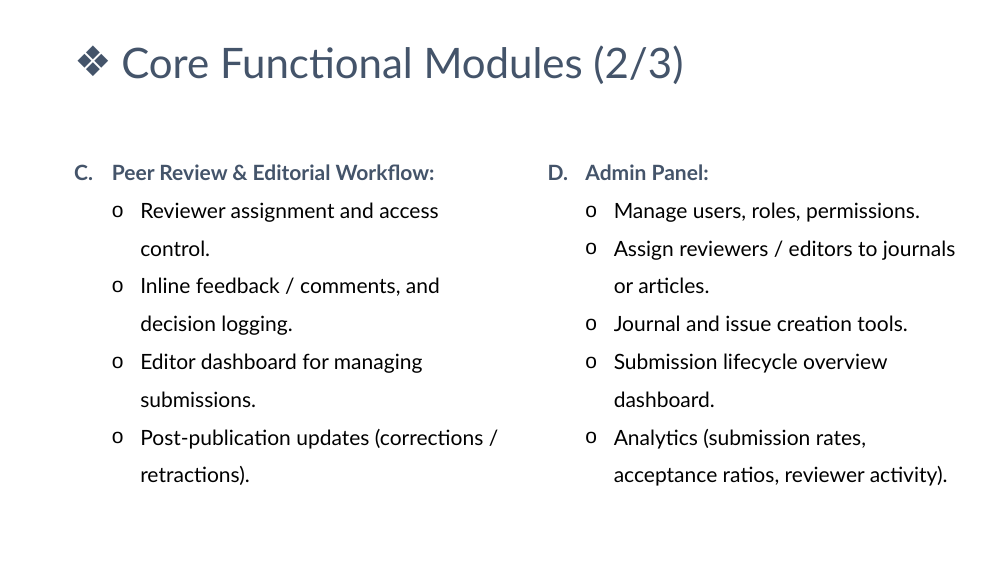
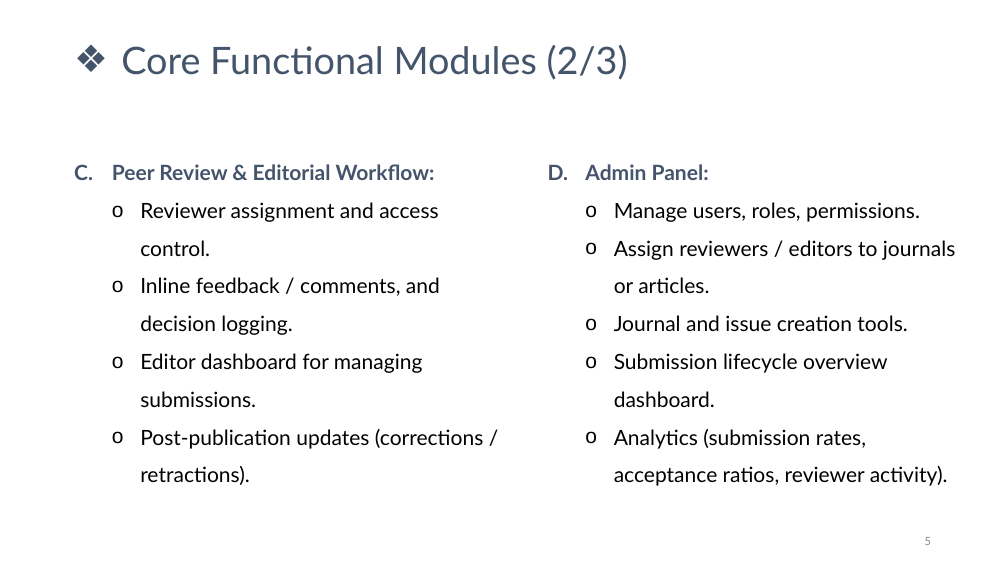
Before and after one commit to sajal48/isdb-academic-journal-publishing-system-angular-springboot-postgresql, a slide deck: slide 5 of Presentation Slides/1285464_Academic_Journal_Publication_System.pptx. Drawn at 1008x567 pixels with LibreOffice and Linux fonts; fonts in the diff are those of the drawing; background and template pictures are left out. Boxes give left, top, right and bottom in pixels: in the first picture for what was removed or moved away, otherwise in the second. Text is boxed around its words. In the diff, an @@ line names an element or a change of style, - is before the commit and + after.

Commit message:
ppt updated and homepage design slightly modified

```diff
--- a/Presentation Slides/1285464_Academic_Journal_Publication_System.pptx
+++ b/Presentation Slides/1285464_Academic_Journal_Publication_System.pptx
@@ text "Core Functional Modules (2/3)" at <box>121,45,628,80</box>: size 40 to 36 pt @@
@@ page number added at <box>925,537,931,545</box>, 12 pt, text #8C8C8C @@
+5
```
Also in this commit, not shown: 5 other slides changed, 1 slide added, 2 other files.
